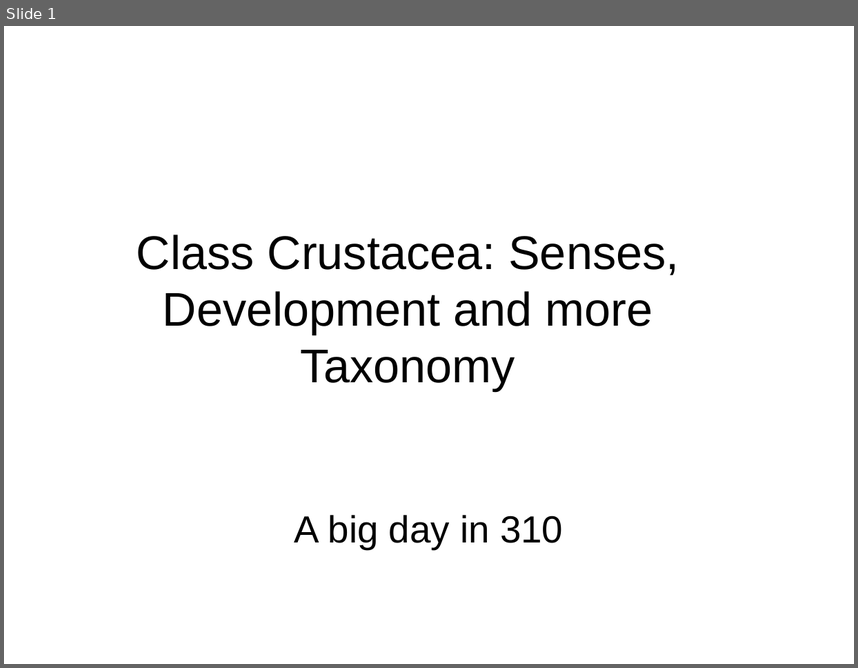
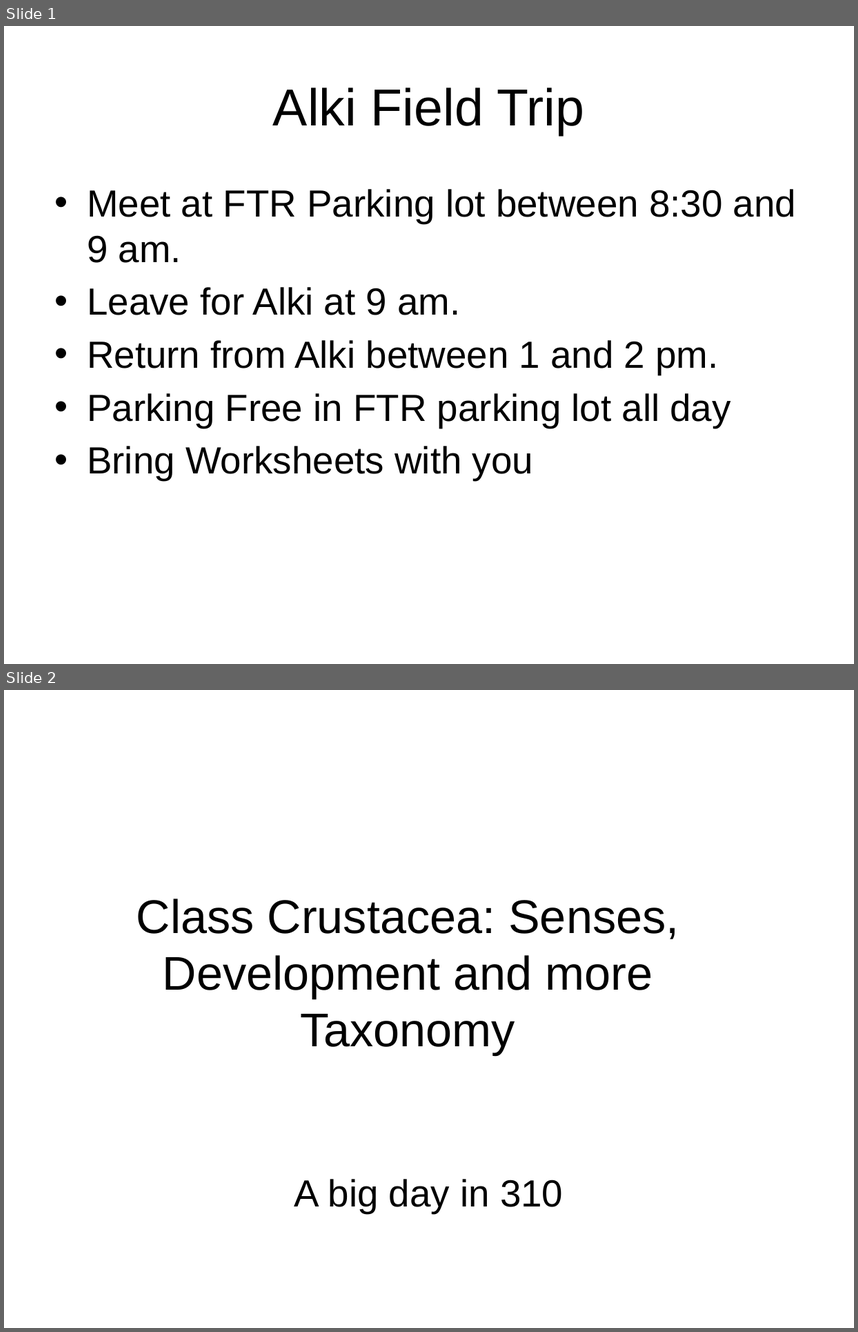
Before and after one commit to sr320/course-fish310-2015, a slide deck: Lab-Slides/Arthropod_devlopment_senses_taxonomy_2015.pptx. Shown one above the other, each under a label of ours: slide 1 before the commit, slides 1 and 2 after it. The pictures are 858x668 and 858x1332 pixels, drawn with LibreOffice and Linux fonts; fonts in the diff are those of the drawing. Boxes give left, top, right and bottom in pixels: in the first picture for what was removed or moved away, otherwise in the second. Text is boxed around its words. In the diff, an @@ line names an element or a change of style, - is before the commit and + after.

Commit message:
update

```diff
--- a/Lab-Slides/Arthropod_devlopment_senses_taxonomy_2015.pptx
+++ b/Lab-Slides/Arthropod_devlopment_senses_taxonomy_2015.pptx
@@ slide 1 added at (4,26,854,664), background #FFFFFF @@
@@ title added at (273,87,585,135), 44 pt, text #000000 @@
+Alki Field Trip
@@ text added at (87,189,796,480), 32 pt, text #000000 @@
+• Meet at FTR Parking lot between 8:30 and 9 am.
+• Leave for Alki at 9 am.
+• Return from Alki between 1 and 2 pm.
+• Parking Free in FTR parking lot all day
+• Bring Worksheets with you
@@ what was slide 1 is now slide 2 @@
```
